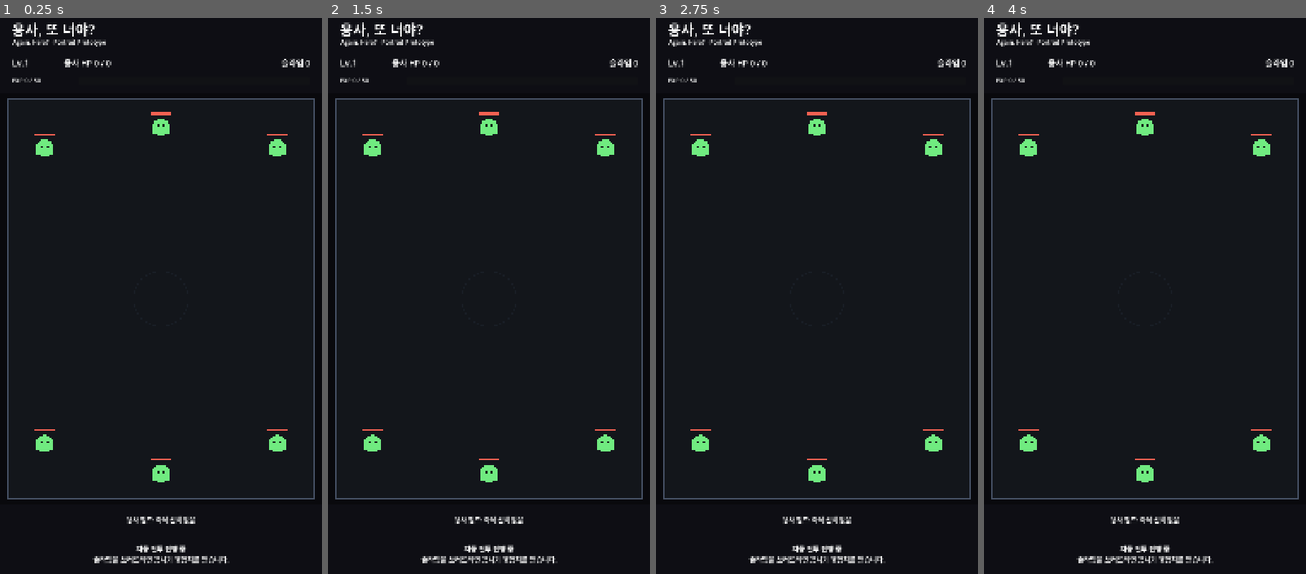
Above: before the commit, frames 1-4 (left to right).
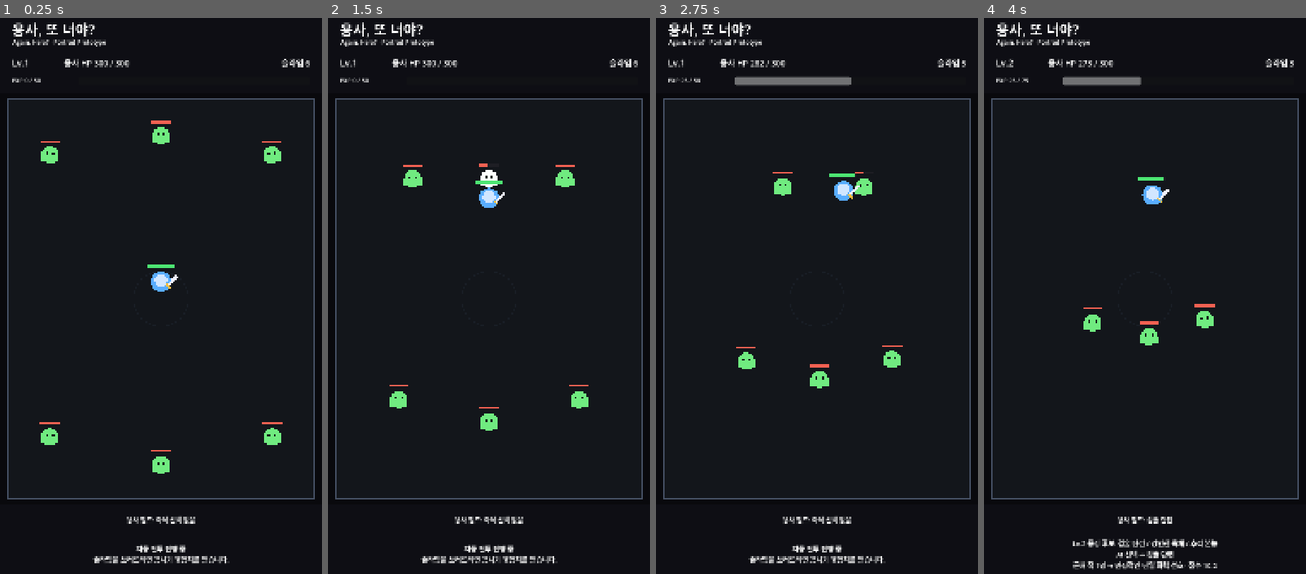
Above: after the commit, the same moments.

Repository: MinSung0732/Again-Hero-
Game: Godot game, scene res://src/main/Main.tscn
Two runs of this game, one before a commit and one after it. Both use one fixed random seed, a clock stepped at 60 frames per second and the inputs below.
Inputs:
- Up to frame 1 (0.25 s): no input
- Up to frame 2 (1.5 s): no input
- Up to frame 3 (2.75 s): no input
- Up to frame 4 (4 s): no input

The runs differ from the first frame. In frame 1, 1.5% of the frame differs, in the area x 10-97%, y 7-84%; in frame 2, 2.2%; in frame 3, 2.7%; in frame 4, 3.8%, in the area x 7-97%, y 7-100%.
Error before the commit: Parse Error: Static function "choose_candidate_v0()" not found in base "HeroBuildAI". (res://src/hero/hero.gd:114)

Commit message:
feat: feed battle context and build inertia into hero AI

Diff:
--- a/src/hero/hero.gd
+++ b/src/hero/hero.gd
@@ -8,6 +8,7 @@
 
 const AUGMENT_CATALOG := preload("res://src/data/hero_augment_catalog.gd")
 const BUILD_AI := preload("res://src/ai/hero_build_ai.gd")
+const AI_SENSE_RADIUS := 320.0
 
 @export var max_hp: int = 300
 @export var move_speed: float = 230.0
@@ -111,7 +112,8 @@
 	level_flash_timer = 0.45
 
 	var candidates: Array = AUGMENT_CATALOG.roll_candidates(3)
-	var chosen: Dictionary = BUILD_AI.choose_candidate_v0(candidates)
+	var ai_context: Dictionary = _build_ai_context()
+	var chosen: Dictionary = BUILD_AI.choose_candidate(candidates, ai_context, build_counts)
 	_apply_augment(chosen)
 
 	health_changed.emit(current_hp, max_hp)
@@ -124,6 +126,38 @@
 		get_build_summary()
 	)
 	queue_redraw()
+
+func _build_ai_context() -> Dictionary:
+	var nearby_count: int = 0
+	var total_count: int = 0
+	var nearest_distance: float = 9999.0
+
+	for node in get_tree().get_nodes_in_group("monsters"):
+		if not is_instance_valid(node) or node.is_queued_for_deletion():
+			continue
+
+		var monster := node as Node2D
+		if monster == null:
+			continue
+
+		var monster_hp = monster.get("current_hp")
+		if monster_hp != null and int(monster_hp) <= 0:
+			continue
+
+		total_count += 1
+		var distance: float = global_position.distance_to(monster.global_position)
+		nearest_distance = minf(nearest_distance, distance)
+
+		if distance <= AI_SENSE_RADIUS:
+			nearby_count += 1
+
+	return {
+		"nearby_count": nearby_count,
+		"total_count": total_count,
+		"nearest_distance": nearest_distance,
+		"hp_ratio": float(current_hp) / float(maxi(max_hp, 1)),
+		"level": level,
+	}
 
 func _apply_augment(augment: Dictionary) -> void:
 	var augment_id: String = String(augment.get("id", ""))
